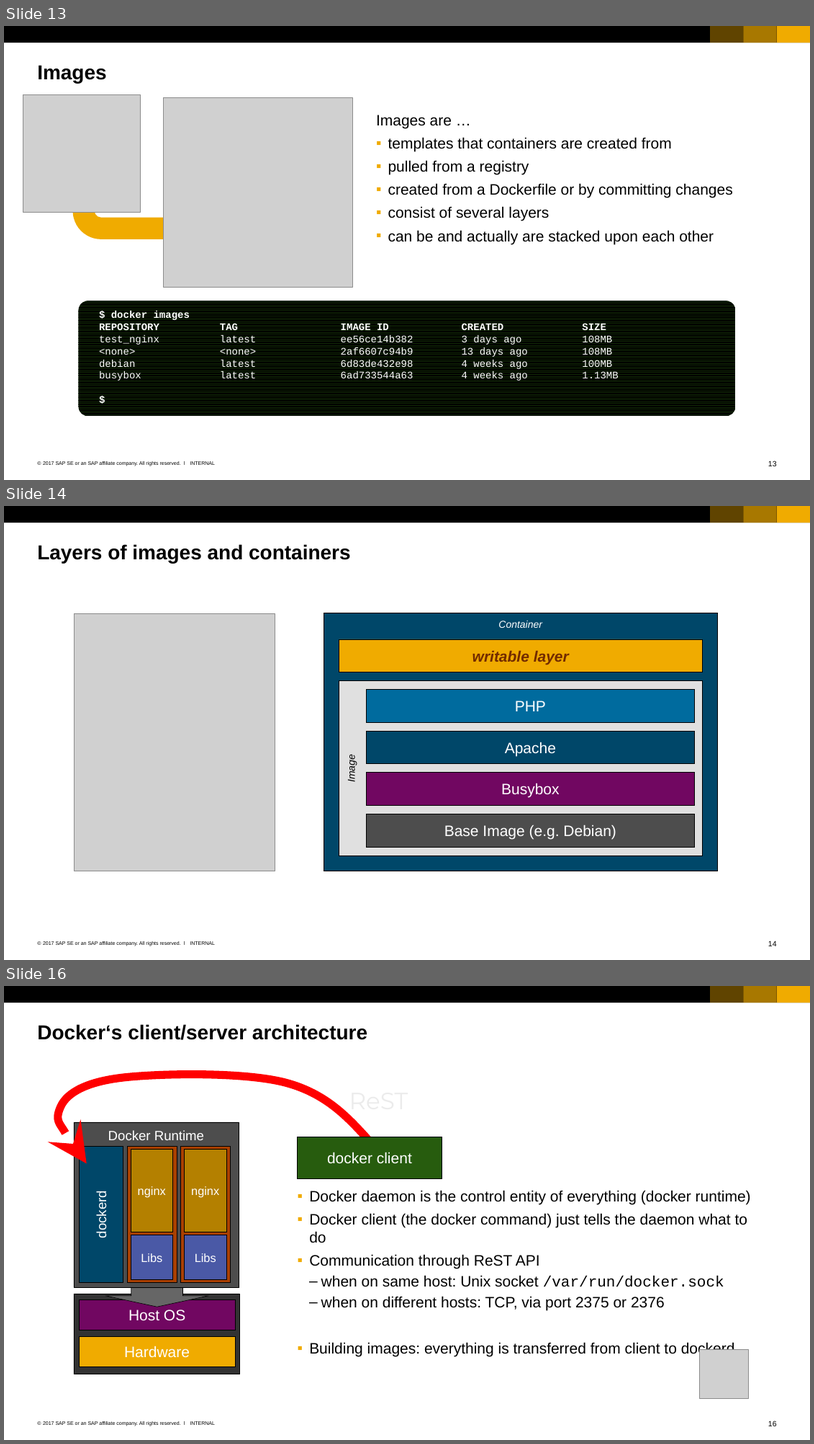
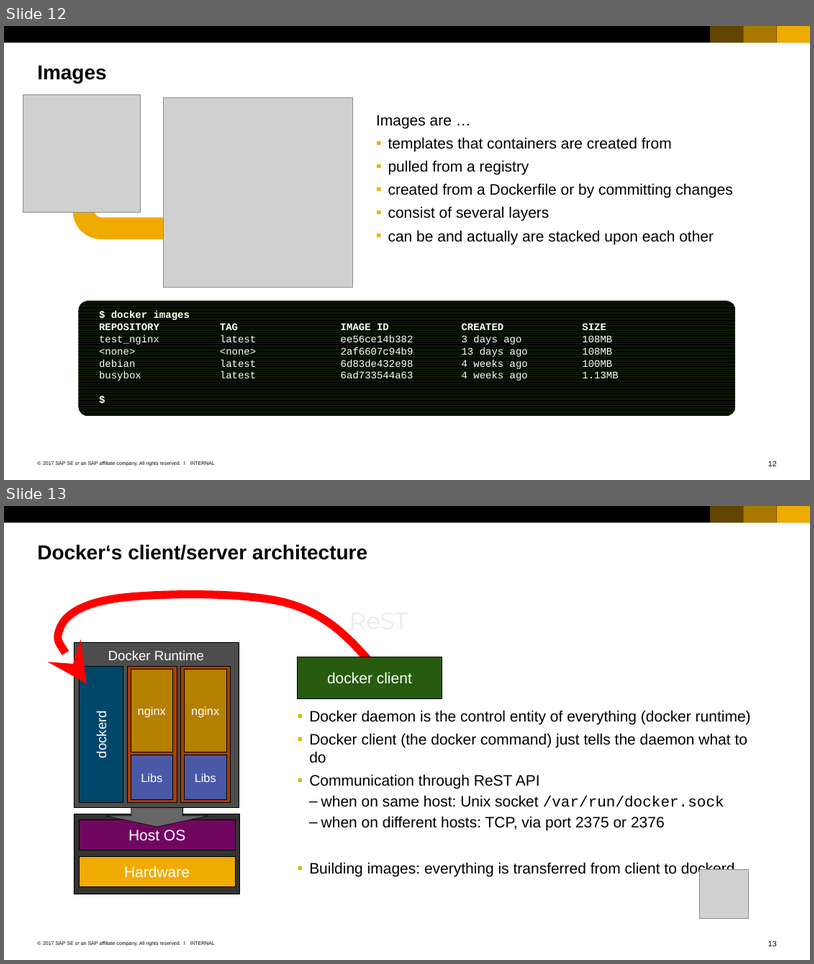
Before and after one commit to cuijiyao01/docker-k8s-training, a slide deck: docker/02_Members_of_docker_universe.pptx. Shown one above the other, each under a label of ours: slides 13, 14 and 16 before the commit, slides 12 and 13 after it; the slides between them are not shown. The pictures are 814x1444 and 814x964 pixels, drawn with LibreOffice and Linux fonts; fonts in the diff are those of the drawing; grey boxes stand for pictures. Boxes give left, top, right and bottom in pixels: in the first picture for what was removed or moved away, otherwise in the second. Text is boxed around its words. In the diff, an @@ line names an element or a change of style, - is before the commit and + after.

```diff
--- a/docker/02_Members_of_docker_universe.pptx
+++ b/docker/02_Members_of_docker_universe.pptx
@@ slide 14 removed at box(4, 506, 810, 960), background #FFFFFF; not listed: 7 template elements that a slide beside it also shows @@
@@ title removed at box(37, 544, 351, 563) @@
-Layers of images and containers
@@ picture removed at box(74, 613, 275, 870) @@
@@ group removed at box(324, 613, 718, 870): 7 rectangles @@
-Container
-Image
-Base Image (e.g. Debian)
-Busybox
-Apache
-PHP
-writable layer
@@ what was slide 13 is now slide 12 @@
@@ what was slide 16 is now slide 13 @@
@@ page number at box(769, 940, 777, 946): text changed @@
-16
+13
```
Also in this commit, not shown: 3 slides added, 4 other slides removed, 1 other file.
